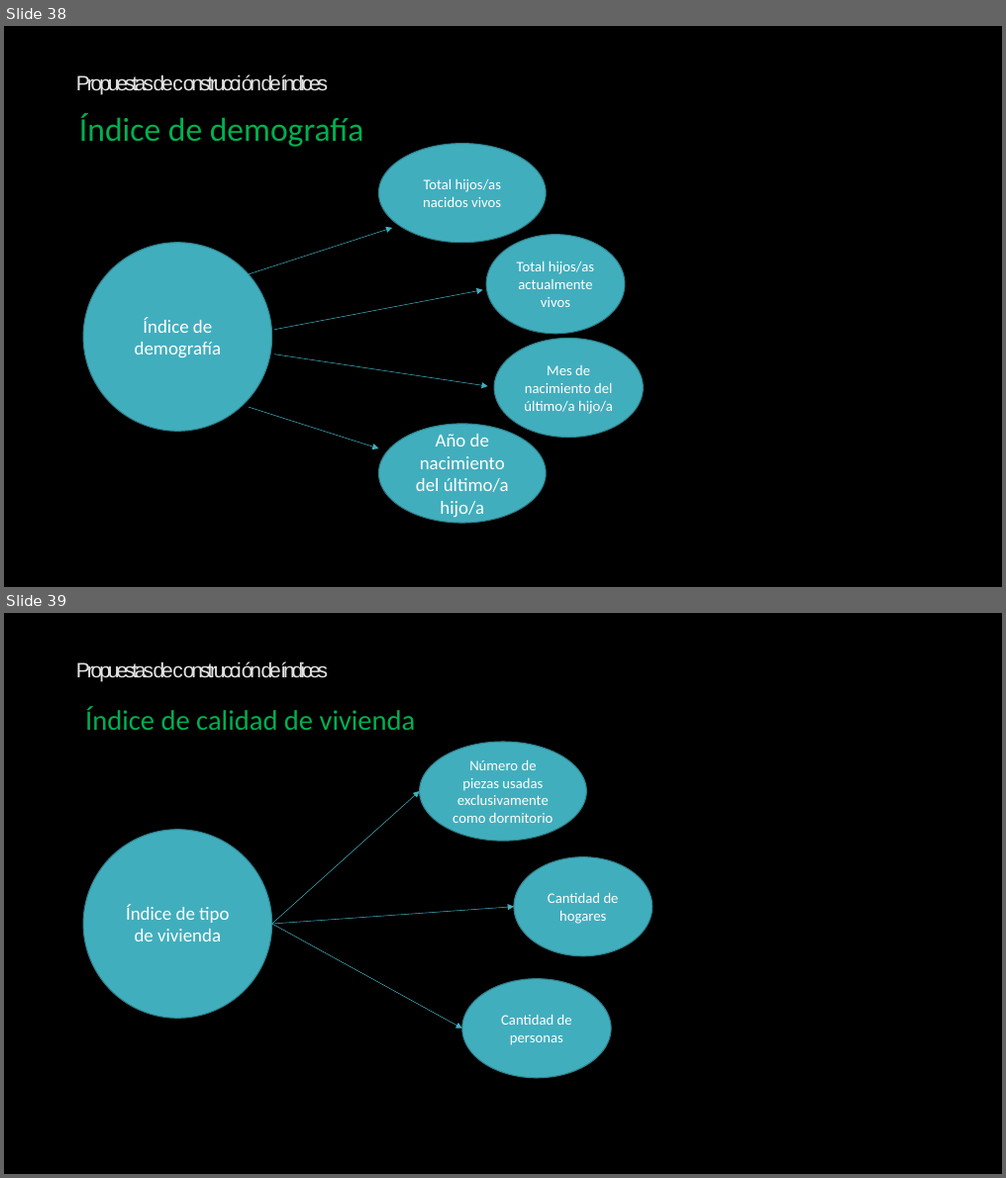
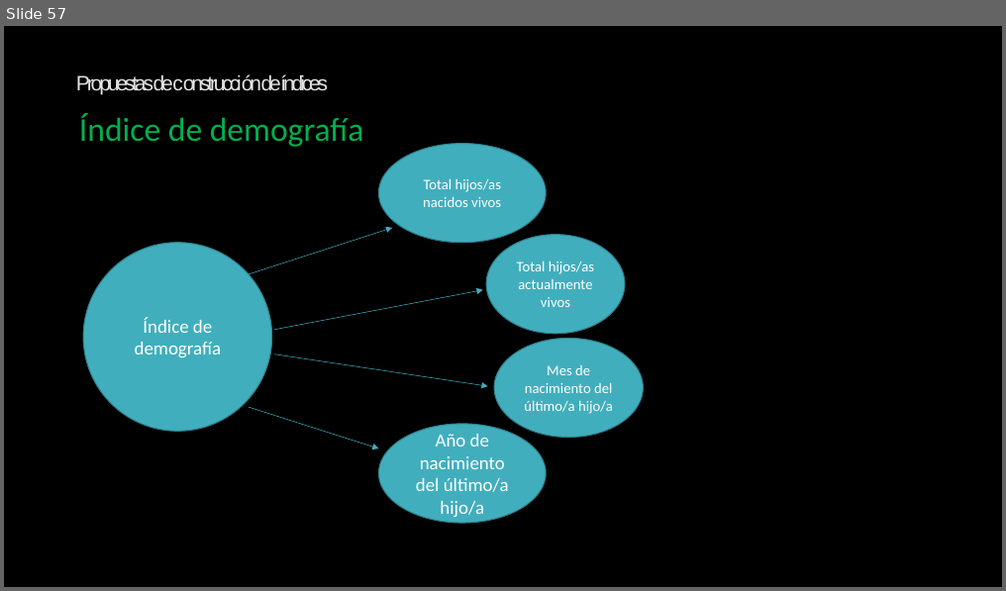
Before and after one commit to Sud-Austral/ds_indices, a slide deck: indices.pptx. Shown one above the other, each under a label of ours: slides 38 and 39 before the commit, slide 57 after it. The pictures are 1006x1178 and 1006x591 pixels, drawn with LibreOffice and Linux fonts; fonts in the diff are those of the drawing; background and template pictures are left out. Boxes give left, top, right and bottom in pixels: in the first picture for what was removed or moved away, otherwise in the second. Text is boxed around its words. In the diff, an @@ line names an element or a change of style, - is before the commit and + after.

```diff
--- a/indices.pptx
+++ b/indices.pptx
@@ slide 39 removed at [4, 613, 1002, 1174], background picture (left out) @@
@@ text removed at [76, 662, 328, 682] @@
-Propuestas de construcción de índices
@@ text removed at [85, 706, 416, 730] @@
-Índice de calidad de vivienda
@@ ellipse removed at [420, 742, 586, 841] @@
-Número de piezas usadas exclusivamente como dormitorio
@@ arrow removed from (272, 924) to (420, 791) @@
@@ ellipse removed at [83, 830, 272, 1018] @@
-Índice de tipo de vivienda
@@ ellipse removed at [514, 858, 652, 956] @@
-Cantidad de hogares
@@ arrow removed from (272, 924) to (514, 907) @@
@@ arrow removed from (272, 924) to (462, 1029) @@
@@ ellipse removed at [462, 979, 611, 1078] @@
-Cantidad de personas
@@ what was slide 38 is now slide 57 @@
```
Also in this commit, not shown: 3 slides changed, 14 slides added, 2 other slides removed, 14 other files.
